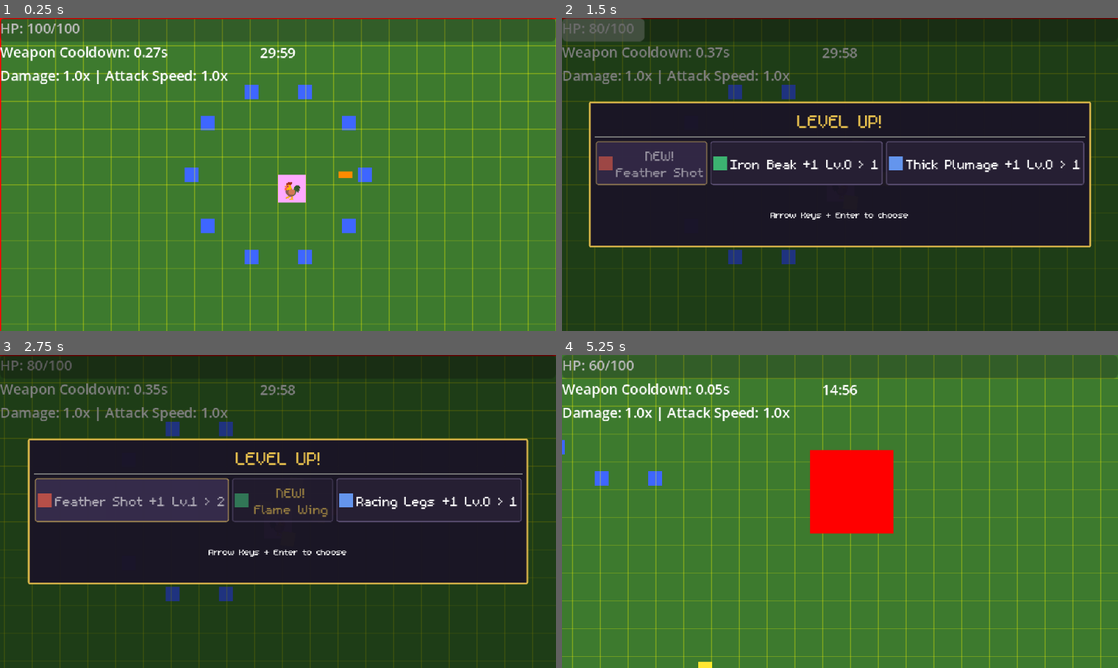
Above: before the commit, frames 1-4 (two rows, left to right).
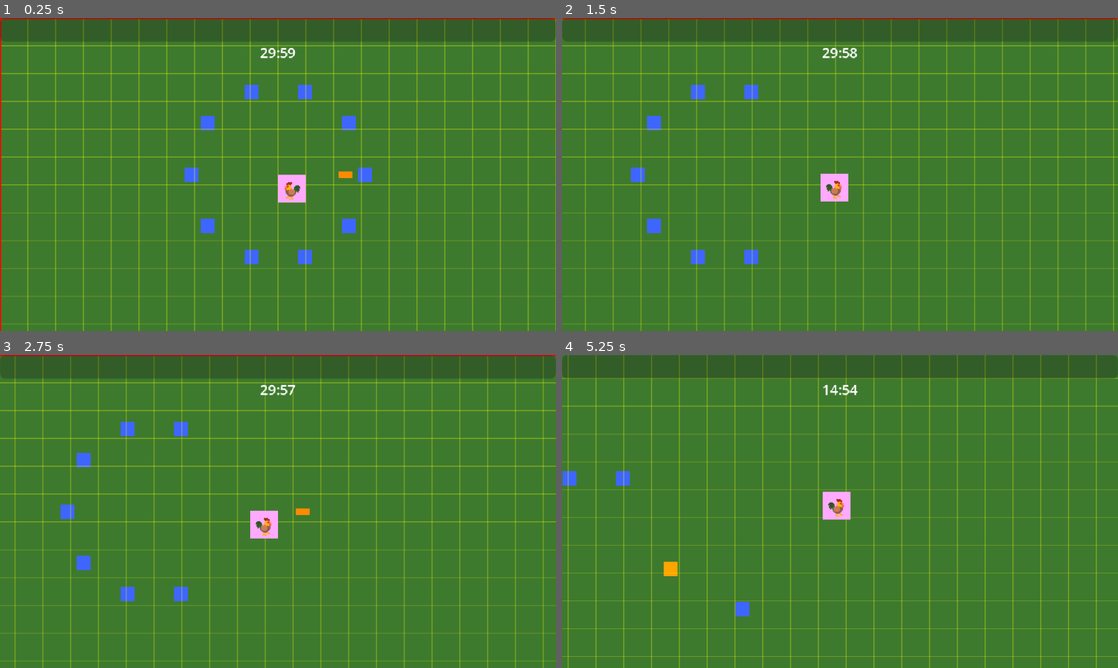
Above: after the commit, the same moments.

Repository: thejoshyee/sarimanok-game
Game: Godot game, scene res://main.tscn
Two runs of this game, one before a commit and one after it. Both use one fixed random seed, a clock stepped at 60 frames per second and the inputs below.
Inputs (mouse positions are in pixels of both pictures, inside the frame that each line leads up to):
- Up to frame 1 (0.25 s): no input
- Up to frame 2 (1.5 s): tap Enter (ui_accept) at 0.5, 0.77 s; hold Right (move_right) 0.53-1.25 s; hold 6 0.53-1.25 s; click (673, 161) at 1.25 s, where only the run before the commit has a clickable "NEW! Spiral Feathers"
- Up to frame 3 (2.75 s): click (88, 498) at 2 s, where only the run before the commit has a clickable "NEW! Feather Shot"
- Up to frame 4 (5.25 s): click (845, 498) at 2.75 s, where only the run before the commit has a clickable "NEW! Flame Wing"; hold S (move_down) 3.53-4.28 s; tap 6 at 3.6, 4.55 s; tap Enter (ui_accept) at 3.77 s; hold Right (move_right) 4.28-5.03 s; hold 1 4.28-5.03 s; hold Up (move_up) from 5.03 s (still down); tap 2 at 5.1 s

The runs differ from the first frame. In frame 1, 1.4% of the frame differs, in the area x 0-41%, y 1-22%; in frame 2, 99%; in frame 3, 100%, in the area x 0-100%, y 0-100%; in frame 4, 16%.
Error after the commit: Invalid access to property or key 'current_hp' on a base object of type 'CharacterBody2D (player.gd)'. (res://scripts/ui/hud.gd:24)

Commit message:
refactor(player): delegate HP to HealthComponent
Player now owns no HP state — take_damage, heal, and death route
through the child HealthComponent. Death triggers via the component's
died signal. Callers still reading player.current_hp (HUD, tests)
unchanged; updated in subtask 45.4.

Diff:
--- a/game/scripts/player/player.gd
+++ b/game/scripts/player/player.gd
@@ -9,9 +9,9 @@
 @onready var pickup_area: Area2D = $PickupArea
 @onready var progression: Progression = ProgressionManager
 @onready var pickup_shape: CircleShape2D = $PickupArea/CollisionShape2D.shape
+@onready var health_component: HealthComponent = $HealthComponent
 
 # Runtime State
-var current_hp: float
 var is_invincible: bool = false
 var invincibility_duration: float = 0.5
 var is_dead: bool = false
@@ -47,35 +47,22 @@
 
 
 func take_damage(amount: float) -> void:
-	# Ignore all damage once dead — prevents multi-call die() from overlapping enemies
 	if is_dead or is_invincible:
 		return
 
-	# dont take damage if invincible
-	if is_invincible:
+	health_component.take_damage(amount)
+	if is_dead:
 		return
 
-	# apply damage
-	current_hp -= amount
-	print("Player took ", amount, " damage. HP: ", current_hp, "/", get_effective_max_hp())
-
-	# check for death
-	if current_hp <= 0:
-		die()
-		return
-
-	# start invincibility frames with visual feedback
 	is_invincible = true
 	start_invincibility_blink()
 	await get_tree().create_timer(invincibility_duration).timeout
 	is_invincible = false
-	sprite.modulate.a = 1.0 # make sure to be visible again
-
+	sprite.modulate.a = 1.0
 
 
 func heal(amount: float) -> void:
-	current_hp = min(current_hp + amount, get_effective_max_hp())
-	print("Player healed ", amount, " HP. HP: ", current_hp, "/", get_effective_max_hp())
+	health_component.heal(amount)
 
 
 func start_invincibility_blink() -> void:
@@ -97,10 +84,12 @@
 	get_tree().call_deferred("reload_current_scene")
 
 
-
 func _ready() -> void:
 	add_to_group("player")
-	current_hp = get_effective_max_hp()
+	health_component.set_max_hp(get_effective_max_hp())
+	health_component.heal(health_component.max_hp)
+	health_component.died.connect(die)
+
 	damage_area.body_entered.connect(_on_damage_area_body_entered)
 	pickup_area.area_entered.connect(_on_pickup_area_area_entered)
 
@@ -118,8 +107,6 @@
 		print("Failed to add Peck weapon")
 
 	_update_pickup_range()
-
-
 
 
 func _on_damage_area_body_entered(body: Node2D) -> void:
@@ -160,7 +147,6 @@
 		PoolManager.despawn(area)
 
 
-
 # Returns max HP including passive bonuses (Thick Plumage: +15 HP/level)
 func get_effective_max_hp() -> float:
 	return stats.max_hp + PassiveManager.get_bonus("thick_plumage")
@@ -174,7 +160,8 @@
 func _on_passive_upgraded(passive_id: String, _new_level: int) -> void:
 	if passive_id == "thick_plumage":
 		var bonus = PassiveManager.get_passive("thick_plumage").bonus_per_level
-		heal(bonus)
+		health_component.set_max_hp(get_effective_max_hp())
+		health_component.heal(bonus)
 
 	if passive_id == "magnetic_aura":
 		_update_pickup_range()
